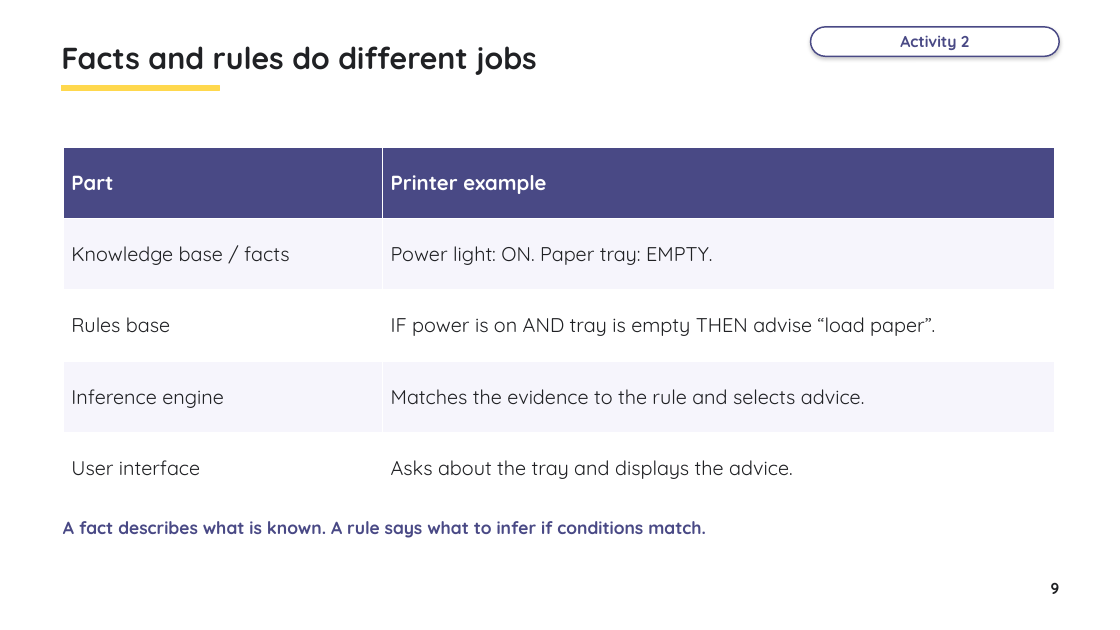
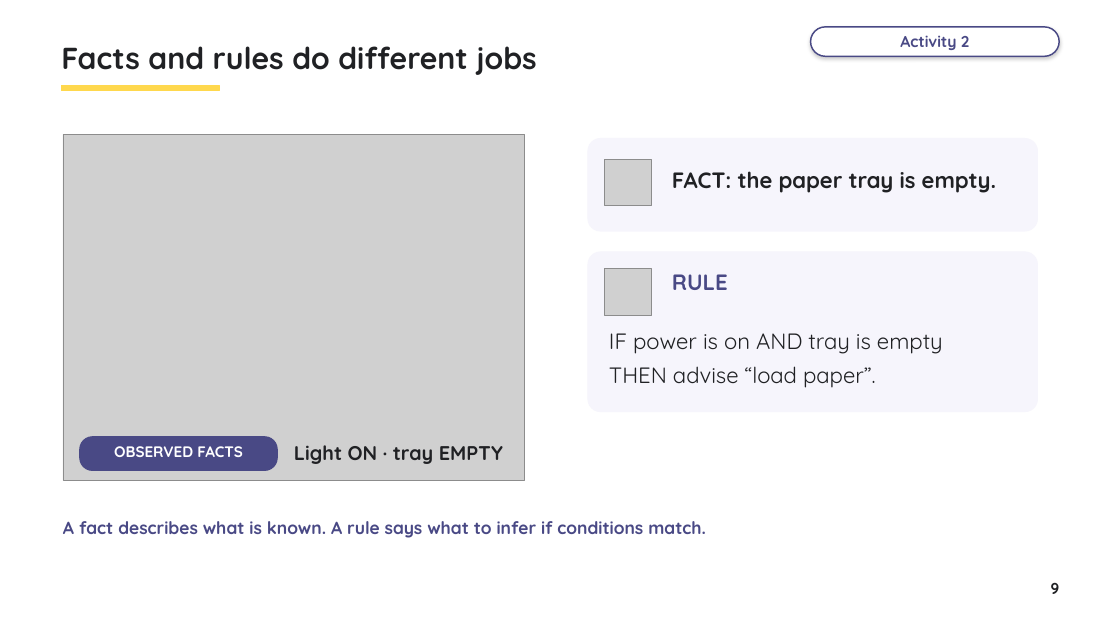
Before and after one commit to myk-sh/cs-lessons, a slide deck: slide 9 of 0478 P1/Artificial Intelligence/IGCSE_0478_Lesson_-_Artificial_Intelligence.pptx. Drawn at 1120x630 pixels with LibreOffice and Linux fonts; fonts in the diff are those of the drawing; grey boxes stand for pictures. Boxes give left, top, right and bottom in pixels: in the first picture for what was removed or moved away, otherwise in the second. Text is boxed around its words. In the diff, an @@ line names an element or a change of style, - is before the commit and + after.

```diff
--- a/0478 P1/Artificial Intelligence/IGCSE_0478_Lesson_-_Artificial_Intelligence.pptx
+++ b/0478 P1/Artificial Intelligence/IGCSE_0478_Lesson_-_Artificial_Intelligence.pptx
@@ table removed at [63,147,1054,483], 5 rows, 2 columns @@
-Part | Printer example
-Knowledge base / facts | Power light: ON. Paper tray: EMPTY.
-Rules base | IF power is on AND tray is empty THEN advise “load paper”.
-Inference engine | Matches the evidence to the rule and selects advice.
-User interface | Asks about the tray and displays the advice.
@@ picture added at [63,134,525,481] @@
@@ rounded rectangle added at [588,139,1038,231], fill #F6F5FC, outline #F6F5FC 1 pt @@
@@ picture added at [605,160,651,206] @@
@@ text added at [672,171,997,193], 19 pt, text #202124, bold @@
+FACT: the paper tray is empty.
@@ rounded rectangle added at [588,252,1038,412], fill #F6F5FC, outline #F6F5FC 1 pt @@
@@ picture added at [605,269,651,315] @@
@@ text added at [672,274,728,290], 19 pt, text #494985, bold @@
+RULE
@@ text added at [609,333,943,388], 19 pt, text #202124 @@
+IF power is on AND tray is empty
+THEN advise “load paper”.
@@ rounded rectangle added at [80,437,277,471], fill #494985, outline #494985 1 pt @@
@@ text added at [114,446,243,457], 13 pt, text #FFFFFF, bold @@
+OBSERVED FACTS
@@ text added at [294,445,503,464], 17 pt, text #202124, bold @@
+Light ON · tray EMPTY
```
Also in this commit, not shown: 13 other slides changed, 1 slide added, 1 slide removed, 48 other files.
